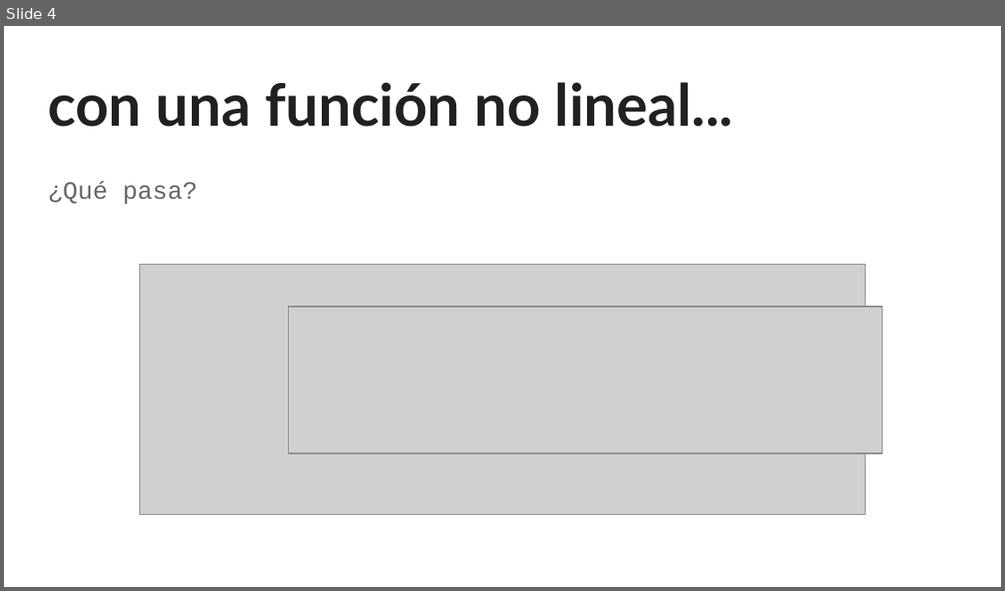
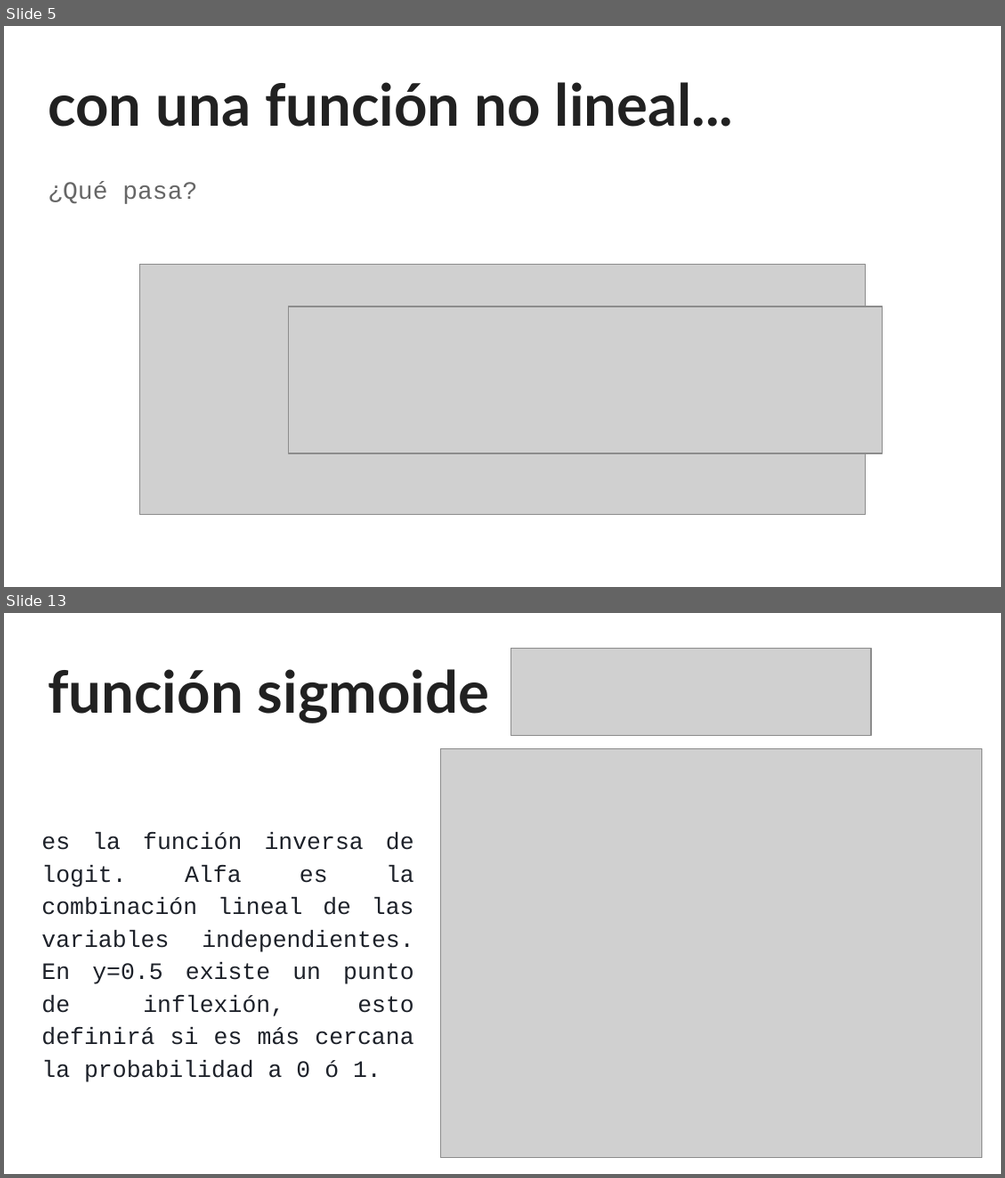
Before and after one commit to sainosmichelle/sainosmichelle.github.io, a slide deck: assets/files/Tema6/reg_log/6.2 Regresión Logística.pptx. Shown one above the other, each under a label of ours: slide 4 before the commit, slides 5 and 13 after it; the slides between them are not shown. The pictures are 1005x591 and 1005x1178 pixels, drawn with LibreOffice and Linux fonts; fonts in the diff are those of the drawing; grey boxes stand for pictures. Boxes give left, top, right and bottom in pixels: in the first picture for what was removed or moved away, otherwise in the second. Text is boxed around its words. In the diff, an @@ line names an element or a change of style, - is before the commit and + after.

```diff
--- a/assets/files/Tema6/reg_log/6.2 Regresión Logística.pptx
+++ b/assets/files/Tema6/reg_log/6.2 Regresión Logística.pptx
@@ slide 13 added at box(4, 613, 1001, 1174), background #FFFFFF @@
@@ picture added at box(510, 648, 870, 736) @@
@@ title added at box(48, 669, 490, 723), 42 pt, text #212121, bold @@
+función sigmoide
@@ picture added at box(441, 748, 982, 1158) @@
@@ text added at box(41, 833, 414, 1082), 17 pt, text #1D2129 @@
+es la función inversa de logit. Alfa es la combinación lineal de las variables independientes. En y=0.5 existe un punto de inflexión, esto definirá si es más cercana la probabilidad a 0 ó 1.
@@ what was slide 4 is now slide 5 @@
```
Also in this commit, not shown: 1 slide changed, 11 other slides added, 1 slide removed.
